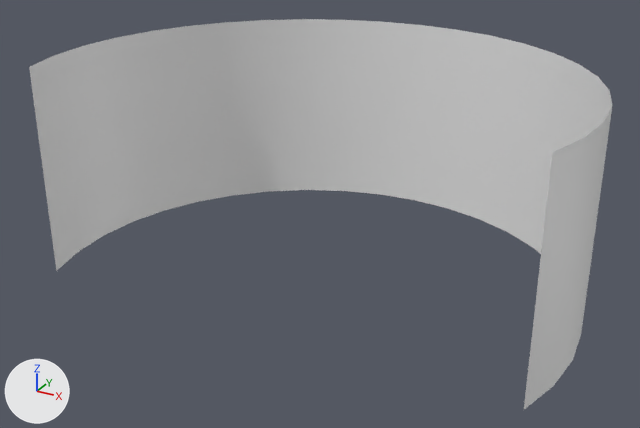
Two versions of the FBX model Unity/Assets/_Art/HomeCourt/meshs/IMax_03.FBX, one commit apart.
One viewpoint serves both versions: a 50 mm lens placed at (147.0, -291.0, 120.0), pointed at (-6.0, -13.0, -19.0). Lighting does not change. The marker at lower left points along +X, +Y and +Z. Where no turn or scale is listed for an object, it has been applied to the vertices.

Objects in the first picture: 'IMax_03'.
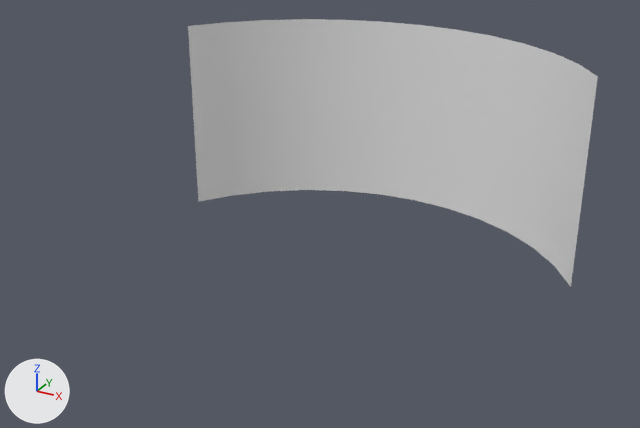
Changed parts and their boxes [x1, y1, x2, y2] in the pictures (640 x 428 px):
'IMax_03', reshaped (30% narrower, 31% shorter)
    before: [29, 19, 612, 409]
    after: [188, 19, 598, 287]
part 1 of me_mesh, deleted
    before: [524, 77, 612, 409]
part 2 of me_mesh, deleted
    before: [29, 26, 198, 271]

Diff of the bpy script that builds the scene:
```diff
--- a/Unity/Assets/_Art/HomeCourt/meshs/IMax_03.FBX.py
+++ b/Unity/Assets/_Art/HomeCourt/meshs/IMax_03.FBX.py
@@ me_mesh @@
 me_mesh.from_pydata(...)  # 46 vertices, 22 faces; spans x -100.0..100.0, y -67.0..67.0, z -41.0..41.0
 # used by ob_imax_03; location = (0.0, 0.0, 0.0)
 # verts and faces of me_mesh; kept vertices keep their numbers, new ones are numbered from 46
 # before: 0 (100.0, -33.0, -41.0) at pixel (572, 360), 1 (99.0, -16.0, -41.0) at pixel (581, 334), 2 (94.0, 1.0, -41.0), 3 (87.0, 17.0, -41.0), 21 (94.0, -67.0, -41.0) at pixel (523, 409)
 # before: 22 (99.0, -50.0, -41.0) at pixel (553, 385), 23 (100.0, -33.0, 41.0) at pixel (604, 121), 24 (99.0, -16.0, 41.0), 25 (94.0, 1.0, 41.0) at pixel (609, 90), 26 (87.0, 17.0, 41.0) at pixel (597, 76)
 # before: 44 (94.0, -67.0, 41.0) at pixel (552, 152), 45 (99.0, -50.0, 41.0) at pixel (585, 137)
 # before: 15 (-87.0, 17.0, -41.0) at pixel (198, 201), 16 (-94.0, 1.0, -41.0) at pixel (164, 210), 17 (-99.0, -16.0, -41.0) at pixel (132, 221), 18 (-100.0, -33.0, -41.0) at pixel (103, 235), 19 (-99.0, -50.0, -41.0) at pixel (77, 252)
 # before: 20 (-94.0, -67.0, -41.0) at pixel (56, 271), 38 (-87.0, 17.0, 41.0) at pixel (187, 26), 39 (-94.0, 1.0, 41.0) at pixel (150, 31), 40 (-99.0, -16.0, 41.0) at pixel (115, 37), 41 (-100.0, -33.0, 41.0) at pixel (83, 45)
 # before: 42 (-99.0, -50.0, 41.0) at pixel (53, 55), 43 (-94.0, -67.0, 41.0) at pixel (29, 66)
+# me_mesh part 1
+delete_vertices([0, 1, 2, *range(21, 26), 44, 45])  # with the faces that use them
+# me_mesh part 2
+delete_vertices([*range(16, 21), *range(39, 44)])  # with the faces that use them
```
